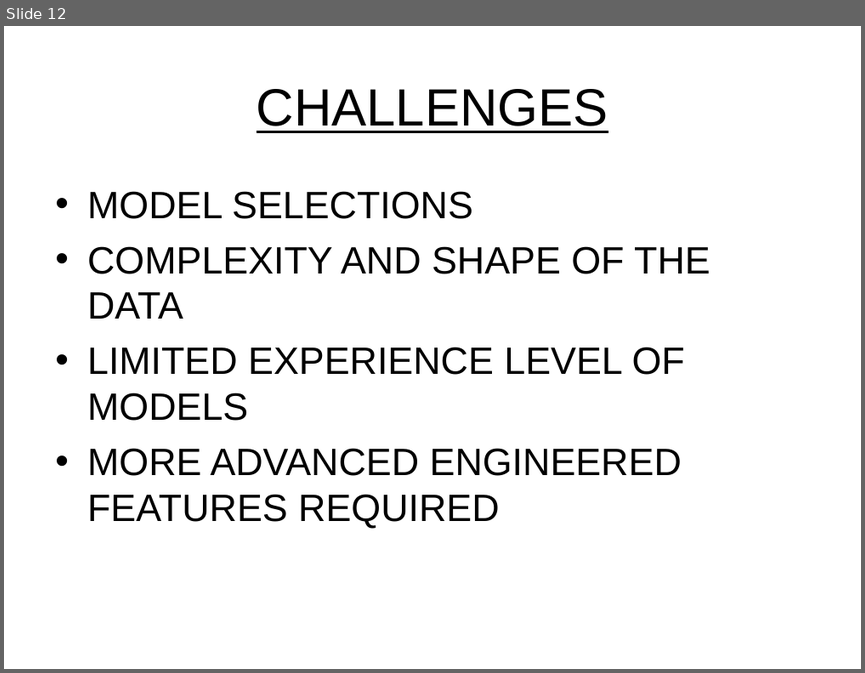
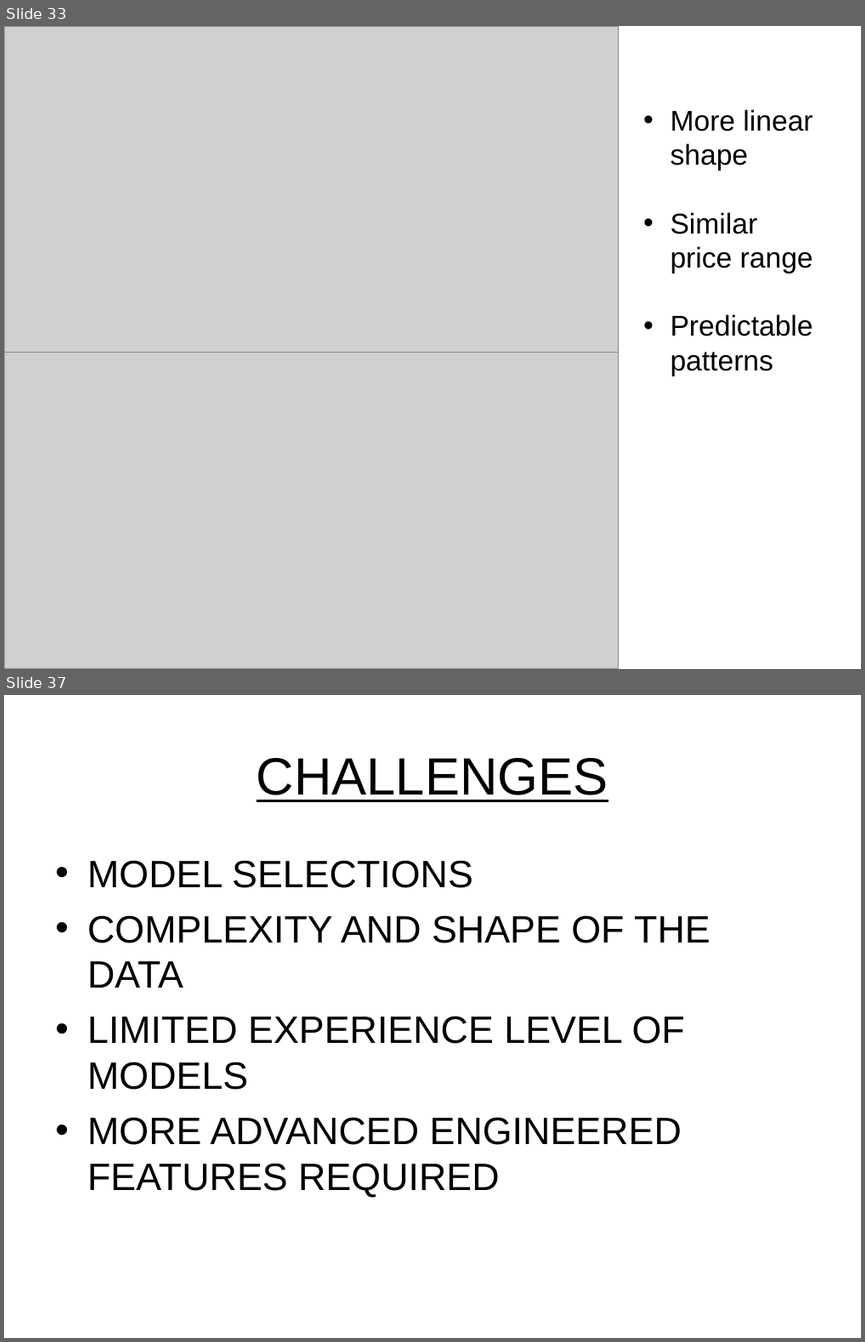
Before and after one commit to dadario10/Data_Modeling_Project, a slide deck: PowerPoint/Project 4 - SM Prediction.ppt. Shown one above the other, each under a label of ours: slide 12 before the commit, slides 33 and 37 after it; the slides between them are not shown. The pictures are 865x673 and 865x1342 pixels, drawn with LibreOffice and Linux fonts; fonts in the diff are those of the drawing; grey boxes stand for pictures; background and template pictures are left out. Boxes give left, top, right and bottom in pixels: in the first picture for what was removed or moved away, otherwise in the second. Text is boxed around its words. In the diff, an @@ line names an element or a change of style, - is before the commit and + after.

```diff
--- a/PowerPoint/Project 4 - SM Prediction.ppt
+++ b/PowerPoint/Project 4 - SM Prediction.ppt
@@ slide 33 added at (x1=4, y1=26, x2=861, y2=669), background picture (left out) @@
@@ picture added at (x1=4, y1=26, x2=619, y2=352) @@
@@ text added at (x1=670, y1=109, x2=813, y2=376), 24 pt, text #000000 @@
+• More linear shape
+• Similar price range
+• Predictable patterns
@@ picture added at (x1=4, y1=352, x2=619, y2=669) @@
@@ what was slide 12 is now slide 37 @@
```
Also in this commit, not shown: 4 slides changed, 26 other slides added, 2 slides removed.
